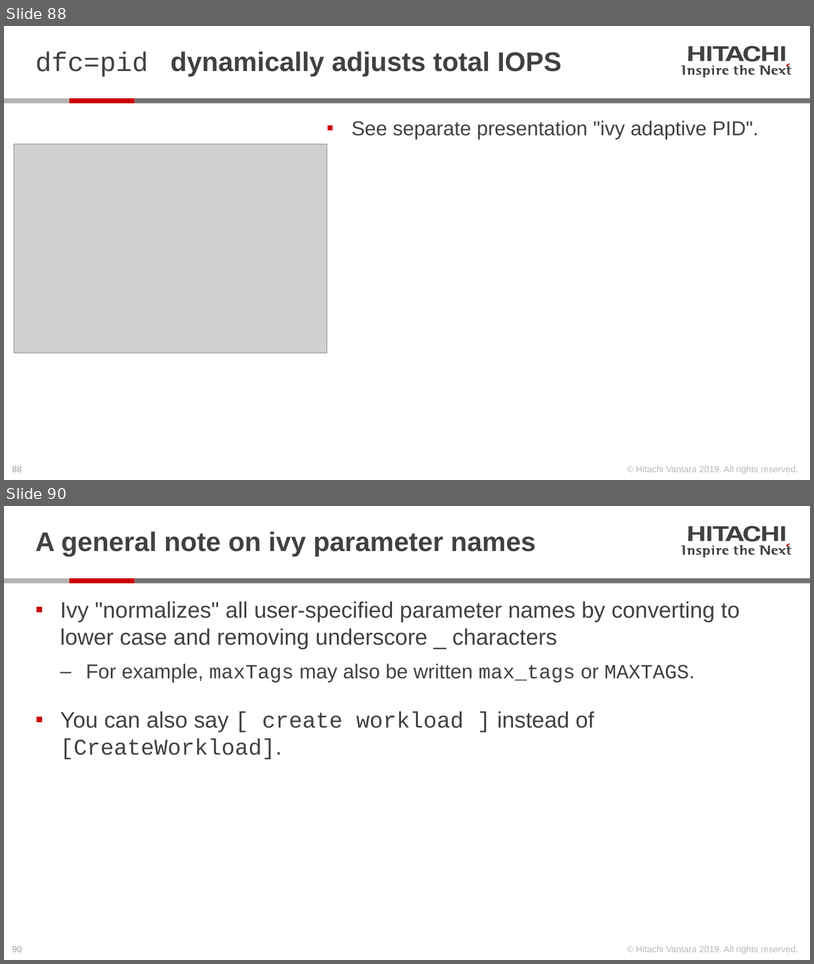
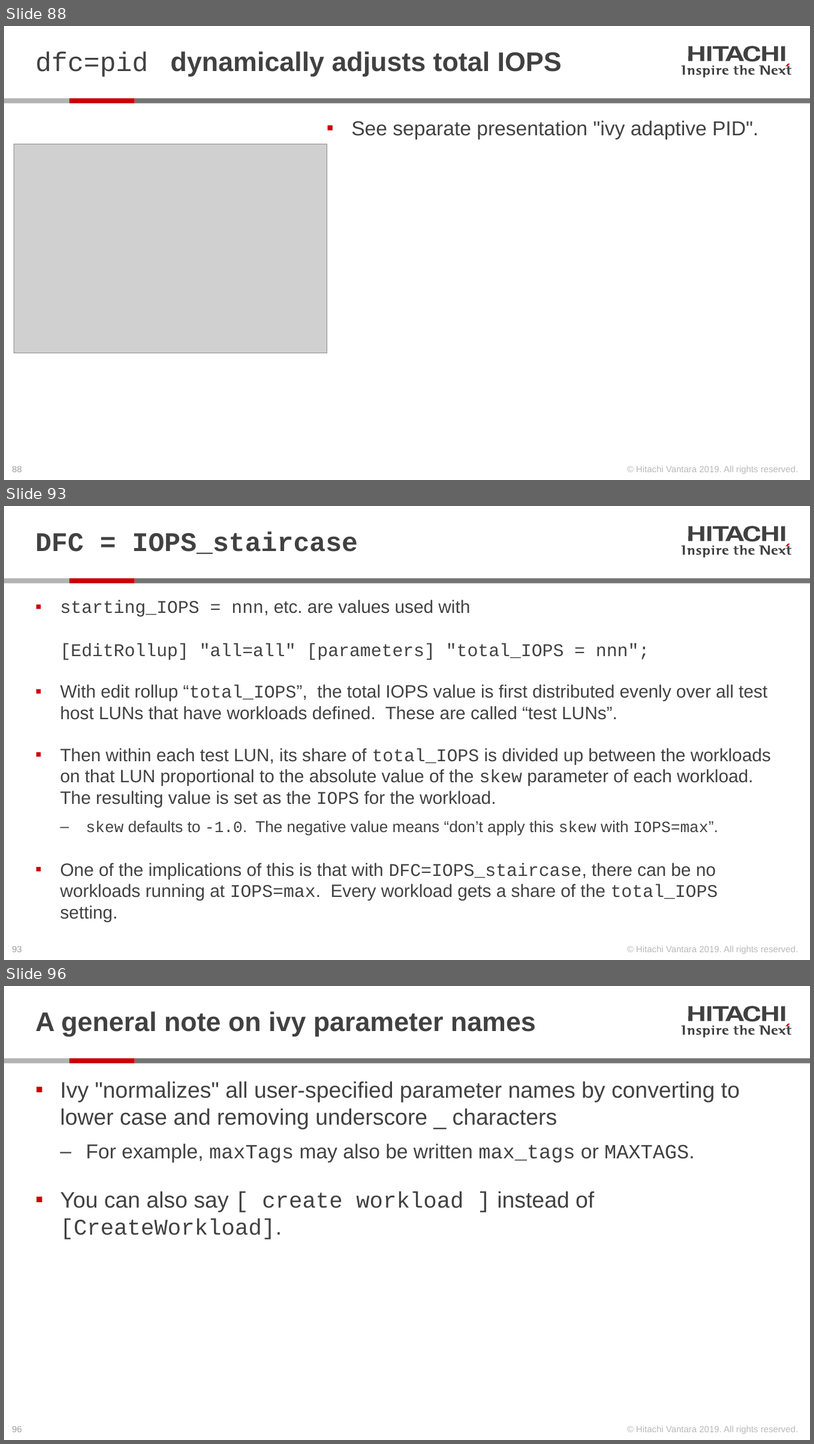
Before and after one commit to Hitachi-Data-Systems/ivy, a slide deck: doc/Programming the ivy engine.pptx. Shown one above the other, each under a label of ours: slides 88 and 90 before the commit, slides 88, 93 and 96 after it; the slides between them are not shown. The pictures are 814x964 and 814x1444 pixels, drawn with LibreOffice and Linux fonts; fonts in the diff are those of the drawing; grey boxes stand for pictures. Boxes give left, top, right and bottom in pixels: in the first picture for what was removed or moved away, otherwise in the second. Text is boxed around its words. In the diff, an @@ line names an element or a change of style, - is before the commit and + after.

Commit message:
completion of DFC=IOPS_staircase
Also:
- added check of CPU core temperature to ivydriver
- changed ivytime to use CLOCK_MONOTONIC_RAW to avoid interlock protocol failures when NTP daemon changes the clock
- upon ivyscript parse error, now echoes ivyscript program to console, & shows point of syntax error

```diff
--- a/doc/Programming the ivy engine.pptx
+++ b/doc/Programming the ivy engine.pptx
@@ slide 93 added at (x1=4, y1=506, x2=810, y2=960), background #FFFFFF; not listed: 28 template elements that a slide beside it also shows @@
@@ title added at (x1=35, y1=532, x2=358, y2=554), 24 pt, text #414141, bold @@
+DFC = IOPS_staircase
@@ text added at (x1=60, y1=600, x2=771, y2=922), 16 pt, text #414141 @@
+▪ starting_IOPS = nnn, etc. are values used with
+  [EditRollup] "all=all" [parameters] "total_IOPS = nnn";
+▪ With edit rollup “total_IOPS”, the total IOPS value is first distributed evenly over all test host LUNs that have workloads defined. These are called “test LUNs”.
+▪ Then within each test LUN, its share of total_IOPS is divided up between the workloads on that LUN proportional to the absolute value of the skew parameter of each workload. The resulting value is set as the IOPS for the workload.
+  ‒ skew defaults to -1.0. The negative value means “don’t apply this skew with IOPS=max”.
+▪ One of the implications of this is that with DFC=IOPS_staircase, there can be no workloads running at IOPS=max. Every workload gets a share of the total_IOPS setting.
@@ what was slide 90 is now slide 96 @@
@@ page number at (x1=12, y1=1426, x2=22, y2=1432): text changed @@
-90
+96
```
Also in this commit, not shown: 7 slides changed, 5 other slides added, 24 other files.
